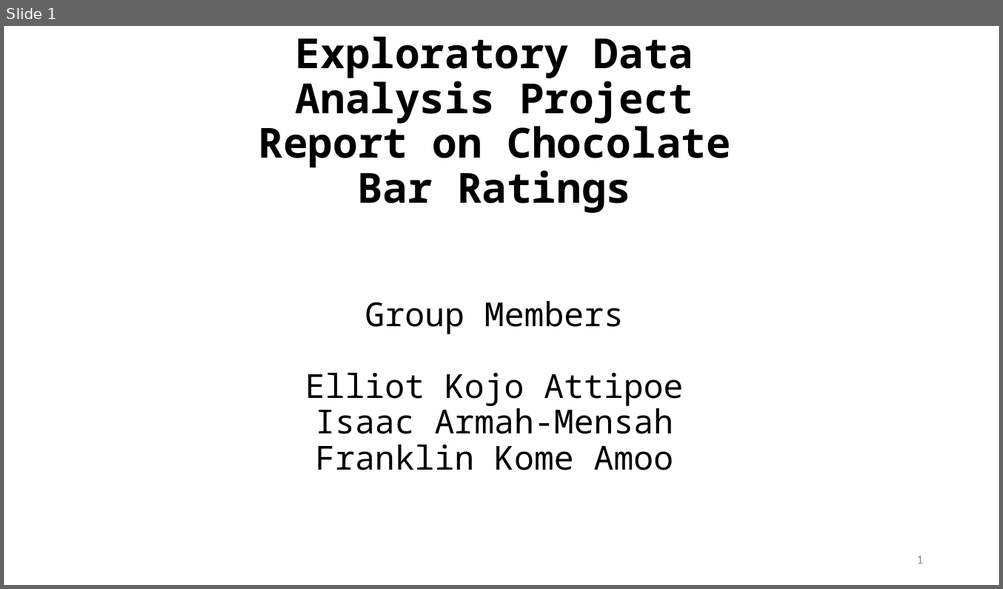
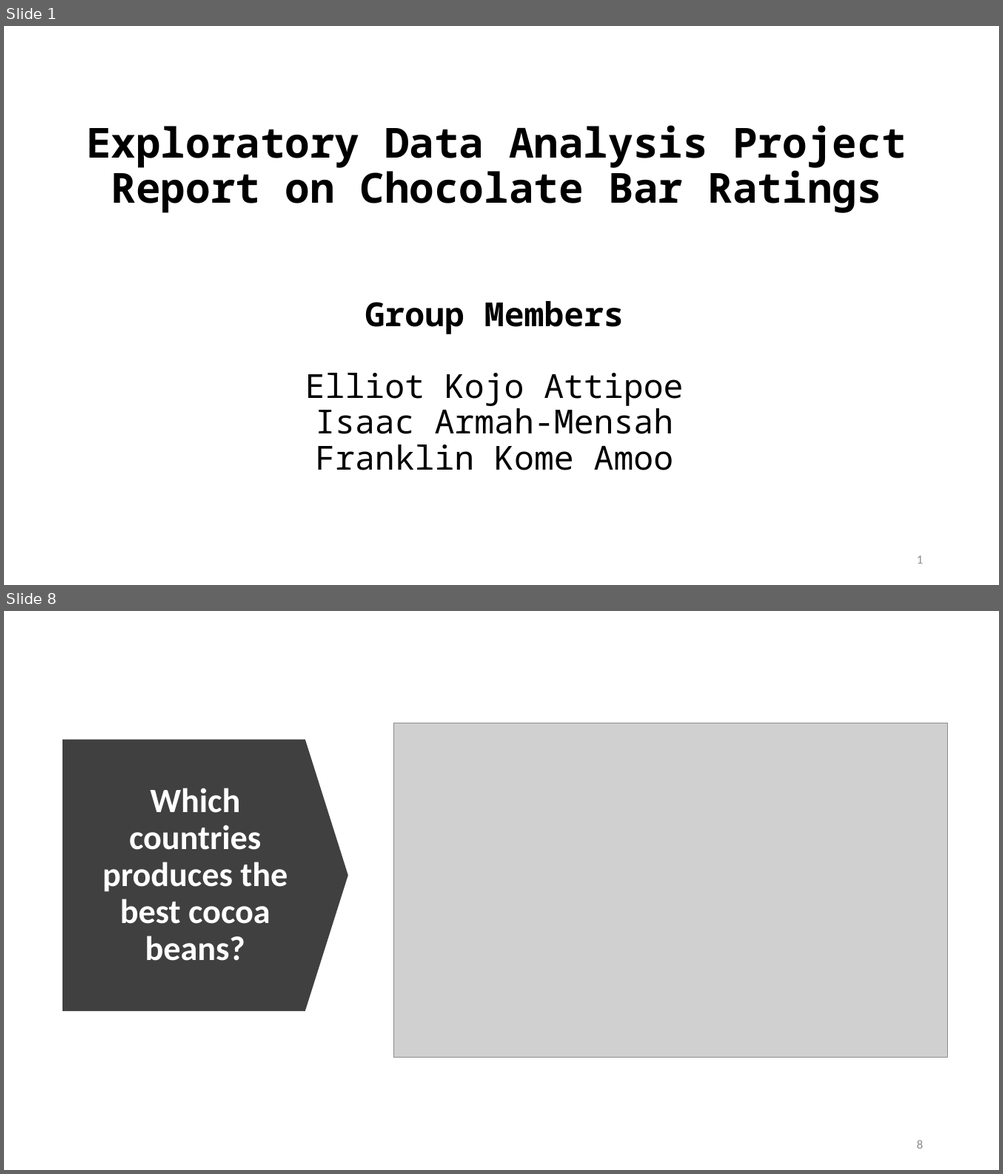
Before and after one commit to iamensah/Exploratory-Data-Analysis, a slide deck: EDA on Flavour of Cacao.pptx. Shown one above the other, each under a label of ours: slide 1 before the commit, slides 1 and 8 after it; the slides between them are not shown. The pictures are 1003x589 and 1003x1174 pixels, drawn with LibreOffice and Linux fonts; fonts in the diff are those of the drawing; grey boxes stand for pictures. Boxes give left, top, right and bottom in pixels: in the first picture for what was removed or moved away, otherwise in the second. Text is boxed around its words. In the diff, an @@ line names an element or a change of style, - is before the commit and + after.

```diff
--- a/EDA on Flavour of Cacao.pptx
+++ b/EDA on Flavour of Cacao.pptx
@@ slide 8 added at bbox=[4, 611, 999, 1170], background #FFFFFF @@
@@ down arrow added at bbox=[63, 739, 349, 1011], fill #404040 @@
@@ picture added at bbox=[393, 723, 947, 1059] @@
@@ title added at bbox=[102, 788, 287, 961], 33 pt, text #FFFFFF, bold @@
+Which countries produces the best cocoa beans?
@@ page number added at bbox=[916, 1140, 922, 1149], 12 pt, text #8C8C8C @@
+8
@@ slide 1 changed as well @@
@@ title "Exploratory Data Analysis Project Report ..." rewrapped from bbox=[259, 36, 731, 213] to bbox=[86, 125, 906, 213] @@
@@ subtitle at bbox=[365, 301, 623, 335]: bold on in "Group Members" @@
```
Also in this commit, not shown: 6 other slides changed, 8 other slides added, 1 slide removed, 4 other files.
